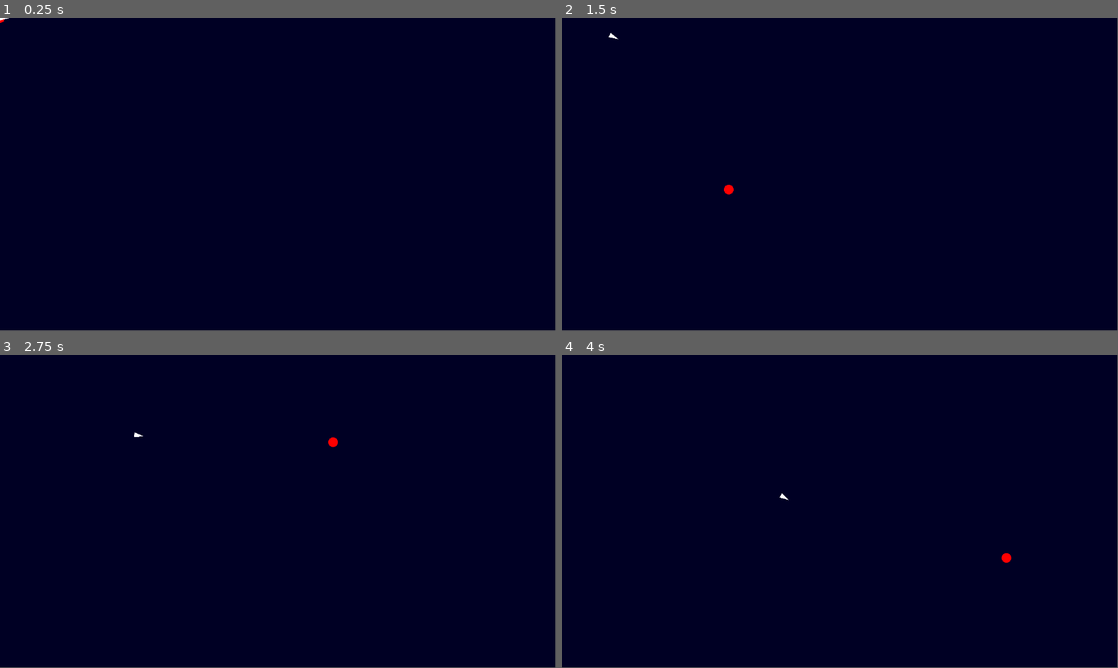
Above: before the commit, frames 1-4 (two rows, left to right).
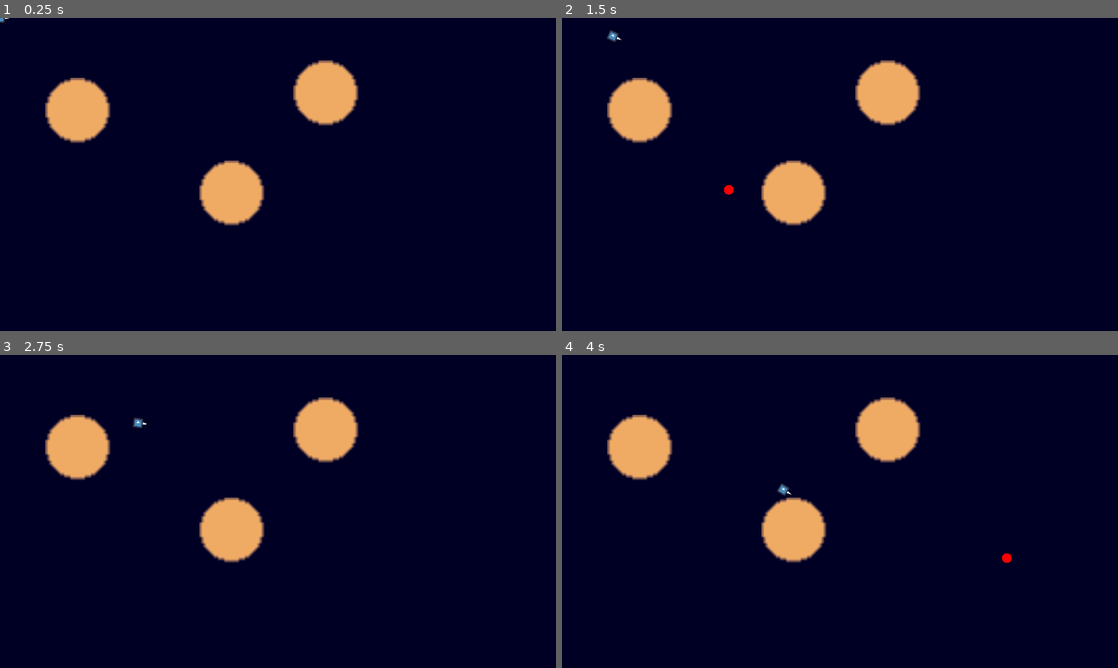
Above: after the commit, the same moments.

Repository: sanjaybv/sbac
Game: Godot game, scene res://game.tscn
Two runs of this game, one before a commit and one after it. Both use one fixed random seed, a clock stepped at 60 frames per second and the inputs below. The engine's default icon, where the game draws it, is replaced by a stand-in: a white triangle on a blue panel in a dark square.
Inputs (mouse positions are in pixels of both pictures, inside the frame that each line leads up to):
- Up to frame 1 (0.25 s): no input
- Up to frame 2 (1.5 s): tap Enter at 0.5 s; move the mouse to (962, 158) at 0.52 s; click (962, 158) at 0.67 s; move the mouse to (728, 190) at 1.27 s; click (728, 190) at 1.42 s
- Up to frame 3 (2.75 s): move the mouse to (333, 442) at 2.02 s; click (333, 442) at 2.17 s
- Up to frame 4 (4 s): tap Space at 2.75 s; move the mouse to (812, 574) at 2.77 s; click (812, 574) at 2.92 s; move the mouse to (1006, 558) at 3.52 s; click (1006, 558) at 3.67 s
The window is 799x449 before the commit and 800x450 after it. Grey fills any space a smaller window leaves; there, only what the larger window draws over its background counts as a difference.

The runs differ from the first frame. In frame 1, 5.8% of the frame differs, in the area x 0-65%, y 0-67%; in frame 2, 5.9%; in frame 3, 5.9%; in frame 4, 5.9%, in the area x 8-81%, y 13-67%.

Commit message:
Add wander and avoid obstacle behavior

Diff:
--- a/behaviors/steering.gd
+++ b/behaviors/steering.gd
@@ -1,6 +1,6 @@
 extends Object
 
-enum Behaviors {SEEK, FLEE, PURSUE, EVADE, OFFSET_PURSUE, ARRIVE}
+enum Behaviors {SEEK, FLEE, PURSUE, EVADE, OFFSET_PURSUE, ARRIVE, AVOID_OBSTACLES, WANDER}
 
 var _behavior_funcs: Dictionary = {
 	Behaviors.SEEK: seek,
@@ -9,19 +9,33 @@
 	Behaviors.EVADE: evade,
 	Behaviors.OFFSET_PURSUE: offset_pursue,
 	Behaviors.ARRIVE: arrive,
+	Behaviors.AVOID_OBSTACLES: avoid_obstacles,
+	Behaviors.WANDER: wander,
 }
 
-var _max_force: float
 var _max_speed: float
 
-func _init(max_force: float, max_speed: float):
-	_max_force = max_force
+var _behavior_weights: Dictionary
+var _raycasts: Array[RayCast2D]
+
+
+func _init(max_speed: float) -> void:
 	_max_speed = max_speed
 
+
+func add_behavior(b: Behaviors, weight: float) -> void:
+	_behavior_weights[b] = weight
+
+
+func set_raycasts(rcs: Array[RayCast2D]) -> void:
+	_raycasts = rcs
+
 # steer applies the behavior on the character with respect to the target and returns force
-func steer(behavior: Behaviors, character: RigidBody2D, target: RigidBody2D) -> Vector2:
-	return Callable(_behavior_funcs[behavior]).call(character, target)
-
+func steer(character: RigidBody2D, target: RigidBody2D) -> Vector2:
+	var force: Vector2
+	for b in _behavior_weights:
+		force += Callable(_behavior_funcs[b]).call(character, target) * _behavior_weights[b]
+	return force
 
 func seek(character: RigidBody2D, target: RigidBody2D) -> Vector2:
 	var desired_velocity: Vector2 = (target.position - character.position).normalized() * _max_speed
@@ -67,6 +81,21 @@
 	var steering = desired_velocity - character.linear_velocity
 	return steering
 
+func avoid_obstacles(character: RigidBody2D, target: RigidBody2D) -> Vector2:
+	for rc in _raycasts:
+		if rc.is_colliding() and rc.get_collider() != null:
+			var c := rc.get_collider()
+			return (rc.get_collision_point() - c.position).normalized() * _max_speed
+	return Vector2.ZERO
+
+func wander(character: RigidBody2D, target: RigidBody2D) -> Vector2:
+	var circle := Vector2(0, 100) + character.position
+	var r := Vector2.from_angle(randf_range(0, 2*PI))
+	print(r)
+	var new_target := circle + r * 100
+
+	var desired_velocity := (new_target - character.position).normalized() * _max_speed
+	return desired_velocity - character.linear_velocity
 
 func future_target_position(character: RigidBody2D, target: RigidBody2D) -> Vector2:
 	# future_time_look_ahead = distance / speed
--- a/game.tscn
+++ b/game.tscn
@@ -1,7 +1,8 @@
-[gd_scene load_steps=3 format=3 uid="uid://by1t3mp5yidhs"]
+[gd_scene load_steps=4 format=3 uid="uid://by1t3mp5yidhs"]
 
 [ext_resource type="PackedScene" uid="uid://cxi54gpin4hg2" path="res://vehicles/vehicle.tscn" id="2_y4634"]
 [ext_resource type="PackedScene" uid="uid://butgg65inr3bj" path="res://targets/target.tscn" id="3_aou68"]
+[ext_resource type="PackedScene" uid="uid://big6qeu2oi7ri" path="res://obstacle.tscn" id="3_chtlx"]
 
 [node name="game" type="Node2D"]
 
@@ -12,11 +13,23 @@
 offset_bottom = 705.0
 color = Color(0, 0, 0.141176, 1)
 
-[node name="playground" type="Node2D" parent="."]
+[node name="obstacle avoidance" type="Node2D" parent="."]
 
-[node name="target" parent="playground" instance=ExtResource("3_aou68")]
+[node name="target" parent="obstacle avoidance" instance=ExtResource("3_aou68")]
 
-[node name="vehicle" parent="playground" node_paths=PackedStringArray("target") instance=ExtResource("2_y4634")]
-mass = 0.3
+[node name="vehicle" parent="obstacle avoidance" node_paths=PackedStringArray("target") instance=ExtResource("2_y4634")]
+mass = 0.25
+linear_damp_mode = 1
 target = NodePath("../target")
-static_behavior = 5
+behavior = Array[int]([5])
+
+[node name="obstacles" type="Node" parent="obstacle avoidance"]
+
+[node name="obstacle" parent="obstacle avoidance/obstacles" instance=ExtResource("3_chtlx")]
+position = Vector2(163, 193)
+
+[node name="obstacle2" parent="obstacle avoidance/obstacles" instance=ExtResource("3_chtlx")]
+position = Vector2(677, 157)
+
+[node name="obstacle3" parent="obstacle avoidance/obstacles" instance=ExtResource("3_chtlx")]
+position = Vector2(482, 364)
--- /dev/null
+++ b/obstacle.tscn
@@ -0,0 +1,15 @@
+[gd_scene load_steps=3 format=3 uid="uid://big6qeu2oi7ri"]
+
+[ext_resource type="Texture2D" uid="uid://eft1ygu8ssbf" path="res://assets/obstacle.png" id="1_c33fj"]
+
+[sub_resource type="CircleShape2D" id="CircleShape2D_cnq14"]
+radius = 69.1809
+
+[node name="obstacle" type="StaticBody2D"]
+
+[node name="Obstacle" type="Sprite2D" parent="."]
+scale = Vector2(4.3125, 4.3125)
+texture = ExtResource("1_c33fj")
+
+[node name="CollisionShape2D" type="CollisionShape2D" parent="."]
+shape = SubResource("CircleShape2D_cnq14")
--- a/project.godot
+++ b/project.godot
@@ -15,6 +15,10 @@
 config/features=PackedStringArray("4.0", "GL Compatibility")
 config/icon="res://icon.svg"
 
+[display]
+
+window/stretch/mode="viewport"
+
 [rendering]
 
 renderer/rendering_method="gl_compatibility"
--- a/targets/target.gd
+++ b/targets/target.gd
@@ -3,6 +3,6 @@
 func _draw():
 	draw_circle(Vector2.ZERO, 10, Color.RED)
 
-func _physics_process(delta):
+func _process(delta):
 	if Input.is_mouse_button_pressed(MOUSE_BUTTON_LEFT):
 		position = get_global_mouse_position()
--- a/vehicles/vehicle.gd
+++ b/vehicles/vehicle.gd
@@ -2,20 +2,30 @@
 
 const Steering = preload("res://behaviors/steering.gd")
 
-const max_force = 10e8
 const max_speed = 200
 
 @export var target: RigidBody2D
-@export var static_behavior: Steering.Behaviors
+@export var behavior: Array[Steering.Behaviors]
 
 var acceleration := Vector2.ZERO
 
 var screen := DisplayServer.window_get_size()
 
-var steering: Steering = Steering.new(max_force, max_speed)
+var steering: Steering = Steering.new(max_speed)
+
+
 
 func _ready():
 	self.gravity_scale = 0
+
+	var raycasts: Array[RayCast2D]
+	for cast in $RayCasts.get_children():
+		raycasts.append(cast)
+	steering.set_raycasts(raycasts)
+
+	for b in behavior:
+		steering.add_behavior(b, 1.0)
+
 
 func _draw():
 	var direction = linear_velocity.normalized()
@@ -29,8 +39,13 @@
 	draw_line(Vector2.ZERO, linear_velocity, Color.GREEN, 2.0)
 	draw_line(Vector2.ZERO, acceleration, Color.BLUE, 2.0)
 
+
+#func _process(delta):
+	#position = position.posmodv(screen)
+#	return
+
+
 func _physics_process(delta):
-	var force := steering.steer(static_behavior, self, target)
-	apply_central_force(force.limit_length(max_force))
+	apply_central_force(steering.steer(self, target))
 	self.rotation = self.linear_velocity.angle()
 	# queue_redraw()
--- a/vehicles/vehicle.tscn
+++ b/vehicles/vehicle.tscn
@@ -1,6 +1,26 @@
-[gd_scene load_steps=2 format=3 uid="uid://cxi54gpin4hg2"]
+[gd_scene load_steps=4 format=3 uid="uid://cxi54gpin4hg2"]
 
 [ext_resource type="Script" path="res://vehicles/vehicle.gd" id="1_plnfw"]
+[ext_resource type="Texture2D" uid="uid://ckd2p3irjcbt1" path="res://icon.svg" id="2_vlxws"]
+
+[sub_resource type="CircleShape2D" id="CircleShape2D_wrqom"]
 
 [node name="vehicle" type="RigidBody2D"]
 script = ExtResource("1_plnfw")
+
+[node name="Icon" type="Sprite2D" parent="."]
+scale = Vector2(0.15625, 0.15625)
+texture = ExtResource("2_vlxws")
+
+[node name="CollisionShape2D" type="CollisionShape2D" parent="."]
+shape = SubResource("CircleShape2D_wrqom")
+
+[node name="RayCasts" type="Node2D" parent="."]
+
+[node name="Cast 1" type="RayCast2D" parent="RayCasts"]
+position = Vector2(0, -10)
+target_position = Vector2(150, 0)
+
+[node name="Cast 2" type="RayCast2D" parent="RayCasts"]
+position = Vector2(0, 10)
+target_position = Vector2(150, 0)
Binary file added: assets/SpaceShooterAssetPack_Ships.png
Not shown, added: assets/SpaceShooterAssetPack_Ships.png.import
Binary file added: assets/obstacle.png
Not shown, added: assets/obstacle.png.import
